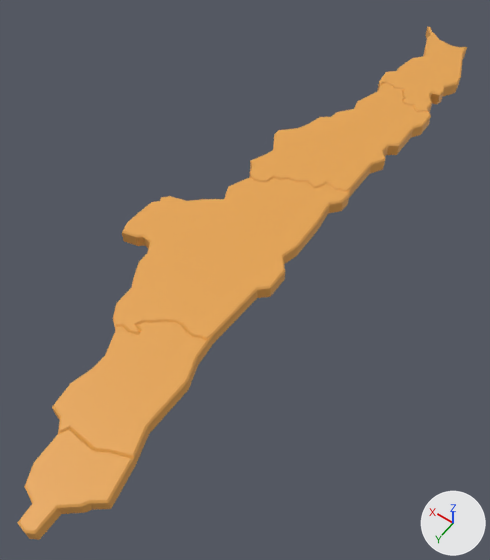
What one commit did to the FBX model Assets/_Proyecto/Modelos/mapa chile/zona  nort.fbx.
One viewpoint serves both versions: a 50 mm camera at (-0.619, 1.073, 1.258) aimed at (0.021, 0.176, -0.151). Every picture has the same lights, and +X, +Y and +Z are marked at lower right. Where no turn or scale is listed for an object, it has been applied to the vertices.

The first picture shows 'I Tarapaca', 'II Antofagasta', 'III Atacama', 'IV Coquimbo', 'XV Arica y parinacota'.
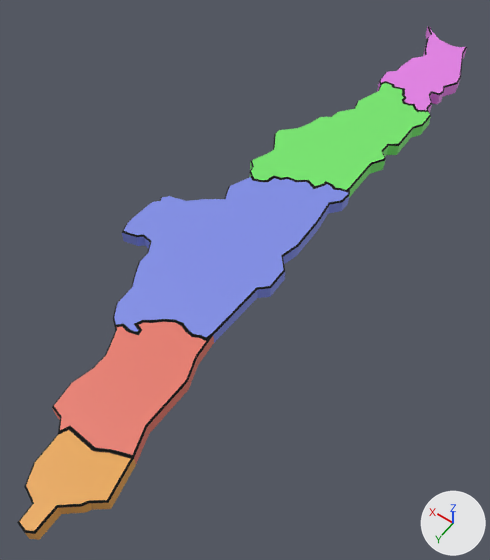
Changed parts and their boxes [x1, y1, x2, y2] in the pictures (490 x 560 px):
part 1 of me_vert_030, recoloured: [17, 462, 108, 534] in both
part 2 of me_vert_030, recoloured: [58, 429, 132, 459] in both
part 3 of me_vert_030, recoloured: [107, 458, 134, 503] in both
part 4 of me_vert_029, recoloured: [105, 321, 212, 382] in both
part 5 of me_vert_029, recoloured: [52, 406, 147, 458] in both
part 6 of me_vert_029, recoloured: [146, 381, 187, 427] in both
part 7 of me_vert_029, recoloured: [188, 336, 214, 388] in both
part 8 of me_vert_029, recoloured: [52, 408, 149, 464] in both
part 9 of me_vert_029, recoloured (orange to pink): [54, 322, 206, 455] in both
part 10 of me_vert_029, recoloured: [148, 382, 189, 434] in both
part 11 of me_vert_028, recoloured: [113, 178, 350, 340] in both
part 12 of me_vert_028, recoloured: [122, 196, 349, 343] in both
part 13 of me_vert_028, recoloured (orange to blue): [114, 177, 348, 337] in both
part 14 of me_vert_026, recoloured: [377, 80, 460, 113] in both
part 15 of me_vert_026, recoloured: [423, 27, 467, 58] in both
part 16 of me_vert_026, recoloured (orange to pink): [381, 29, 465, 110] in both
part 17 of me_vert_026, recoloured: [379, 66, 461, 112] in both
part 18 of me_vert_026, recoloured: [425, 27, 467, 53] in both
part 19 of me_vert_027, recoloured: [250, 85, 431, 192] in both
part 20 of me_vert_027, recoloured (orange to green): [249, 83, 431, 197] in both

What changed in the scene script:
```text
Add mat_atacama:
    mat_atacama = principled_material('Atacama')
    mat_atacama.base_color = (0.182, 0.8, 0.153)  # green #76e76d
Add mat_black:
    mat_black = principled_material('Black')
    mat_black.base_color = (0.0, 0.0, 0.0)  # black #000000
    mat_black.roughness = 1.0
Add mat_coquimbo:
    mat_coquimbo = principled_material('Coquimbo')
    mat_coquimbo.base_color = (0.79, 0.219, 0.8)  # pink #e681e7
Add mat_antofagasta:
    mat_antofagasta = principled_material('Antofagasta')
    mat_antofagasta.base_color = (0.216, 0.268, 0.8)  # blue #808de7
Add mat_tarapaca:
    mat_tarapaca = principled_material('Tarapaca')
    mat_tarapaca.base_color = (0.8, 0.194, 0.146)  # red #e77a6b
Change me_vert_026:
    where me_vert_026.from_pydata(...)  # 204 vertices, 155 faces; spans x -0.11..0.104, y -0.233..0.193, z -0.021..0.021
    me_vert_026 part 14: 29 of the faces centred in x -0.107..0.093, y -0.019..0.189, z 0.0 switch from mat_zona_norte (orange #e7a550) to mat_coquimbo (pink #e681e7)
    me_vert_026 part 15: 17 of the faces centred in x -0.056..0.099, y -0.231..-0.137, z 0.0 switch from mat_zona_norte (orange #e7a550) to mat_coquimbo (pink #e681e7)
    me_vert_026 part 16: 2 of the faces centred in x 0.0, y 0.0, z -0.021..0.021 switch from mat_zona_norte (orange #e7a550) to mat_coquimbo (pink #e681e7)
    me_vert_026 part 17: 58 of the faces centred in x -0.105..0.091, y -0.018..0.187, z -0.019..0.019 switch from mat_zona_norte (orange #e7a550) to mat_black (black #000000)
    me_vert_026 part 18: 34 of the faces centred in x -0.054..0.097, y -0.23..-0.137, z -0.019..0.019 switch from mat_zona_norte (orange #e7a550) to mat_black (black #000000)
Change me_vert_029:
    where me_vert_029.from_pydata(...)  # 124 vertices, 95 faces; spans x -0.137..0.102, y -0.156..0.213, z -0.021..0.021
    me_vert_029 part 4: 38 of the faces centred in x -0.105..0.096, y -0.139..-0.009, z -0.019..0.019 switch from mat_zona_norte (orange #e7a550) to mat_black (black #000000)
    me_vert_029 part 5: 16 of the faces centred in x -0.124..0.056, y 0.129..0.199, z -0.019..0.019 switch from mat_zona_norte (orange #e7a550) to mat_black (black #000000)
    me_vert_029 part 6: 2 of the faces centred in x -0.114, y 0.033, z -0.019..0.019 switch from mat_zona_norte (orange #e7a550) to mat_black (black #000000)
    me_vert_029 part 7: all 21 faces centred in x -0.107..0.098, y -0.146..0.088, z 0.0 switch from mat_zona_norte (orange #e7a550) to mat_tarapaca (red #e77a6b)
    me_vert_029 part 8: all 9 faces centred in x -0.126..0.078, y 0.13..0.202, z 0.0 switch from mat_zona_norte (orange #e7a550) to mat_tarapaca (red #e77a6b)
    me_vert_029 part 9: all 2 faces centred in x -0.001, y 0.001, z -0.021..0.021 switch from mat_zona_norte (orange #e7a550) to mat_tarapaca (red #e77a6b)
    me_vert_029 part 10: the 1 face centred in x -0.116, y 0.033, z 0.0 switches from mat_zona_norte (orange #e7a550) to mat_tarapaca (red #e77a6b)
Change me_vert_030:
    where me_vert_030.from_pydata(...)  # 64 vertices, 50 faces; spans x -0.093..0.084, y -0.111..0.113, z -0.021..0.021
    me_vert_030 part 1: 18 of the faces centred in x -0.077..0.067, y -0.007..0.109, z -0.019..0.019 switch from mat_zona_norte (orange #e7a550) to mat_black (black #000000)
    me_vert_030 part 2: 10 of the faces centred in x -0.05..0.077, y -0.1..-0.071, z -0.019..0.019 switch from mat_zona_norte (orange #e7a550) to mat_black (black #000000)
    me_vert_030 part 3: 2 of the faces centred in x -0.081, y -0.063, z -0.019..0.019 switch from mat_zona_norte (orange #e7a550) to mat_black (black #000000)
Change me_vert_027:
    where me_vert_027.from_pydata(...)  # 240 vertices, 182 faces; spans x -0.15..0.176, y -0.289..0.293, z -0.021..0.021
    me_vert_027 part 19: 120 of the faces centred in x -0.147..0.174, y -0.287..0.288, z -0.019..0.019 switch from mat_zona_norte (orange #e7a550) to mat_black (black #000000)
    me_vert_027 part 20: 62 of the faces centred in x -0.149..0.176, y -0.289..0.29, z -0.021..0.021 switch from mat_zona_norte (orange #e7a550) to mat_atacama (green #76e76d)
Change me_vert_028:
    where me_vert_028.from_pydata(...)  # 260 vertices, 197 faces; spans x -0.18..0.231, y -0.332..0.353, z -0.021..0.021
    me_vert_028 part 11: 130 of the faces centred in x -0.178..0.229, y -0.321..0.343, z -0.019..0.019 switch from mat_zona_norte (orange #e7a550) to mat_black (black #000000)
    me_vert_028 part 12: all 65 faces centred in x -0.18..0.231, y -0.325..0.346, z 0.0 switch from mat_zona_norte (orange #e7a550) to mat_antofagasta (blue #808de7)
    me_vert_028 part 13: all 2 faces centred in x 0.0, y 0.0, z -0.021..0.021 switch from mat_zona_norte (orange #e7a550) to mat_antofagasta (blue #808de7)
```
